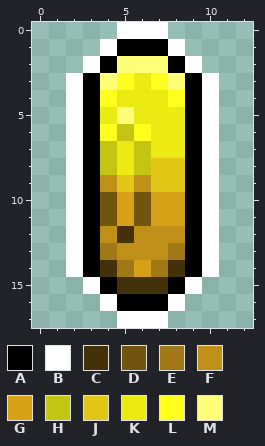
Two states of a pixel-art sprite, Assets/Levels/CMN/Coin/coin_0001.png. Above, as it was before the edit.
The file is 13x18 pixels.
Palette (. is transparent): A #000000  B #ffffff  C #433209  D #71550f  E #a17816  F #bf8f18  G #d7a019  H #c4c412  J #e2c716  K #ebeb13  L #ffff1d  M #ffff78
The result:
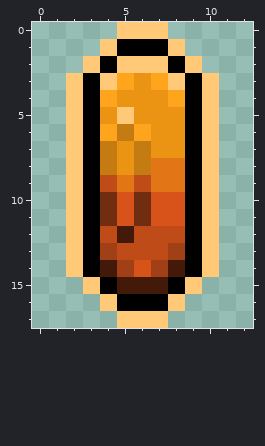
Difference:
@@ palette @@
-B #ffffff
+B #ffc978
-C #433209
+C #431a09
-D #71550f
+D #712d0f
-E #a17816
+E #a14016
-F #bf8f18
+F #bf4c18
-G #d7a019
+G #d75319
-H #c4c412
+H #c47c12
-J #e2c716
+J #e27516
-K #ebeb13
+K #eb9413
-L #ffff1d
+L #ffa41d
@@ x 2..10 @@
  1 ..BAAAB..
- 2 .BAMMMAB.
- 3 BAMLKLMAB
+ 2 .BABBBAB.
+ 3 BABLKLBAB
  4 BALKKKLAB
- 5 BAKMKKKAB
+ 5 BAKBKKKAB
  6 BALHLKKAB
Changed places in both pictures, as pixel boxes (x1, y1, x2, y2):
changed: (66, 22, 219, 328)
